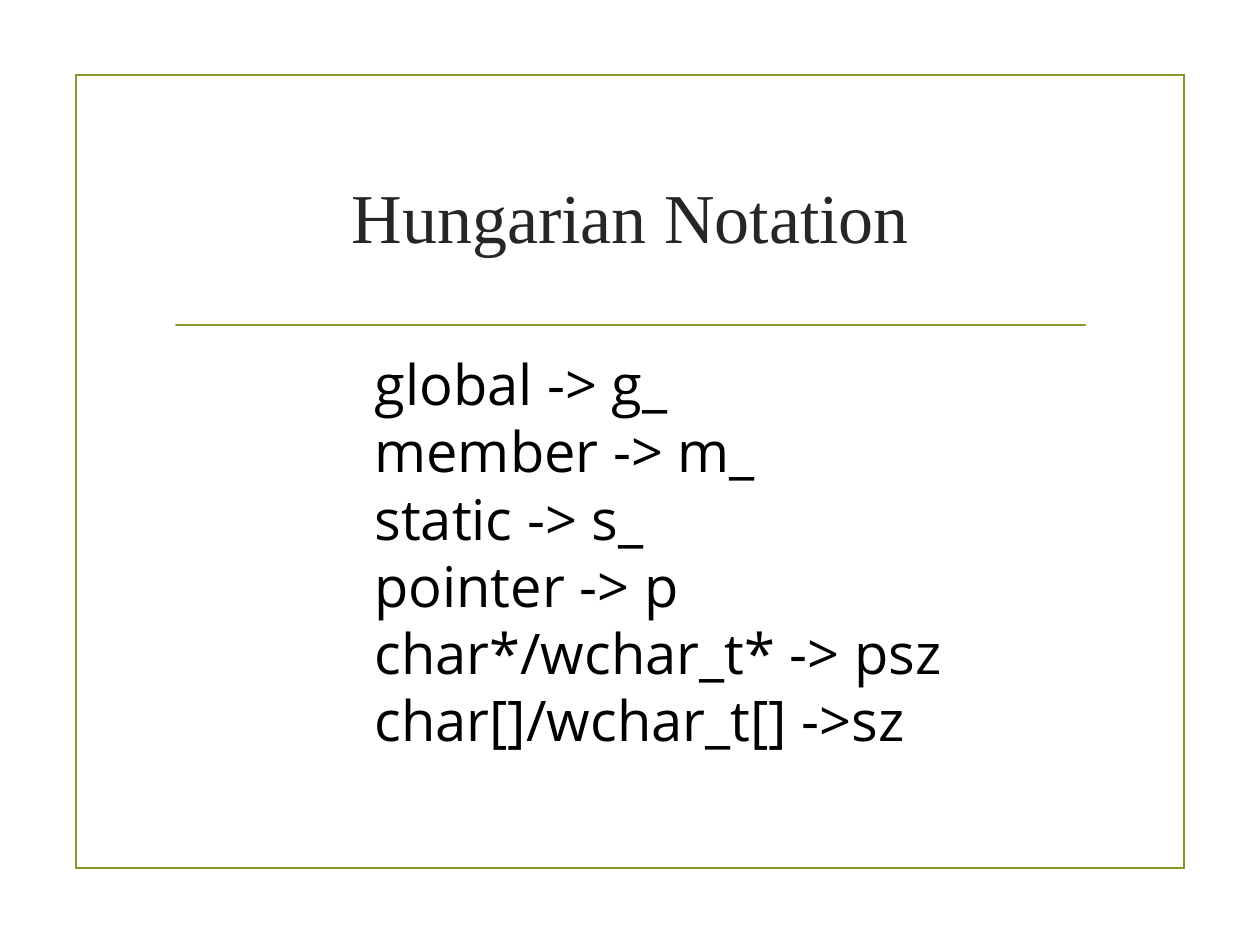
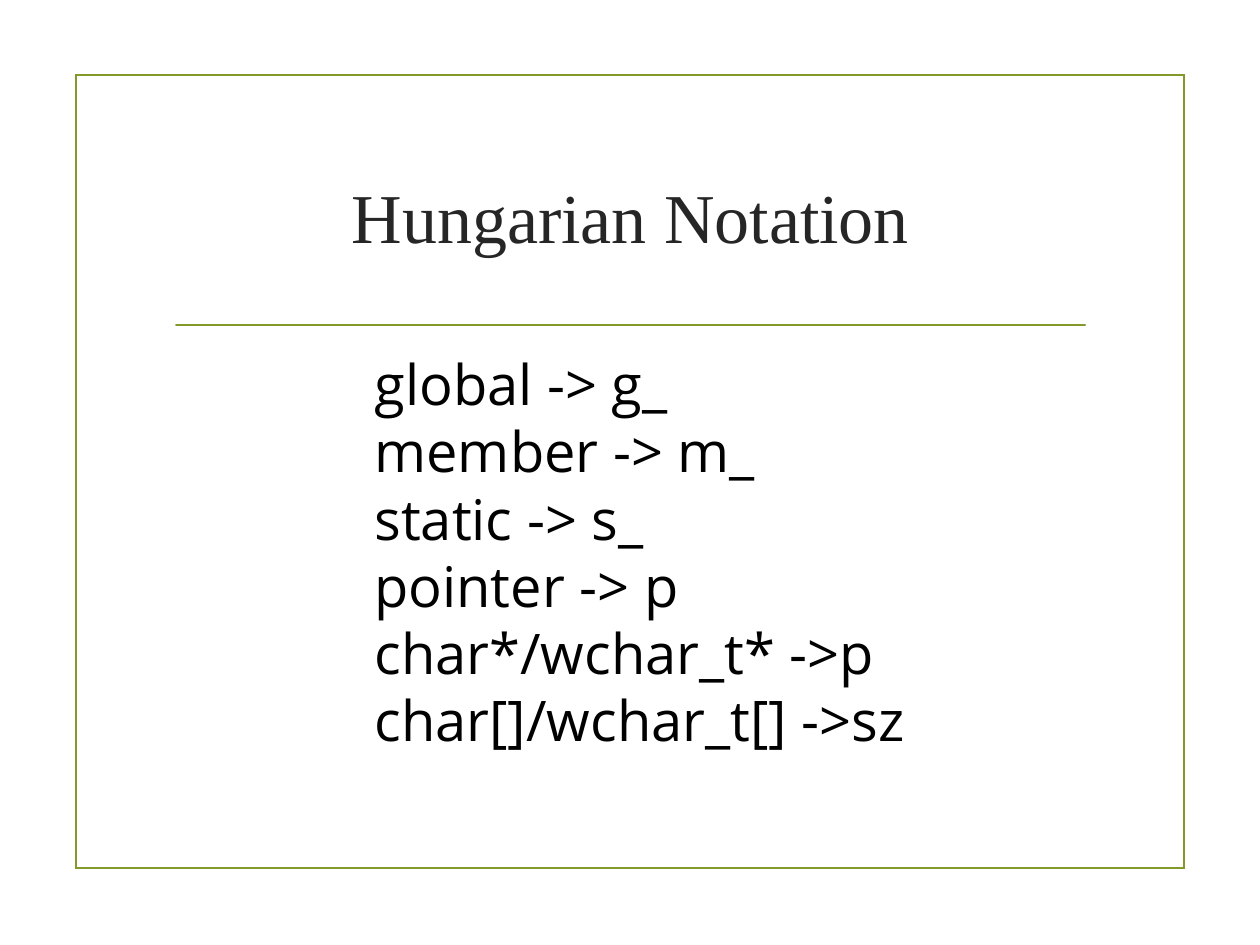
Before and after one commit to zuoshenghuang/curriculum, a slide deck: slide 9 of software/Ch_3_rules_demo.pptx. Drawn at 1260x945 pixels with LibreOffice and Linux fonts; fonts in the diff are those of the drawing; background and template pictures are left out. Boxes give left, top, right and bottom in pixels: in the first picture for what was removed or moved away, otherwise in the second. Text is boxed around its words. In the diff, an @@ line names an element or a change of style, - is before the commit and + after.

```diff
--- a/software/Ch_3_rules_demo.pptx
+++ b/software/Ch_3_rules_demo.pptx
@@ text at (374,362,905,750): text changed @@
-global -> g_
-member -> m_
-static -> s_
-pointer -> p
-char*/wchar_t* -> psz
-char[]/wchar_t[] ->sz
+global -> g_
+member -> m_
+static -> s_
+pointer -> p
+char*/wchar_t* ->p
+char[]/wchar_t[] ->sz
```
Also in this commit, not shown: 15 other slides changed, 1 slide added, 1 slide removed, 1 other file.
